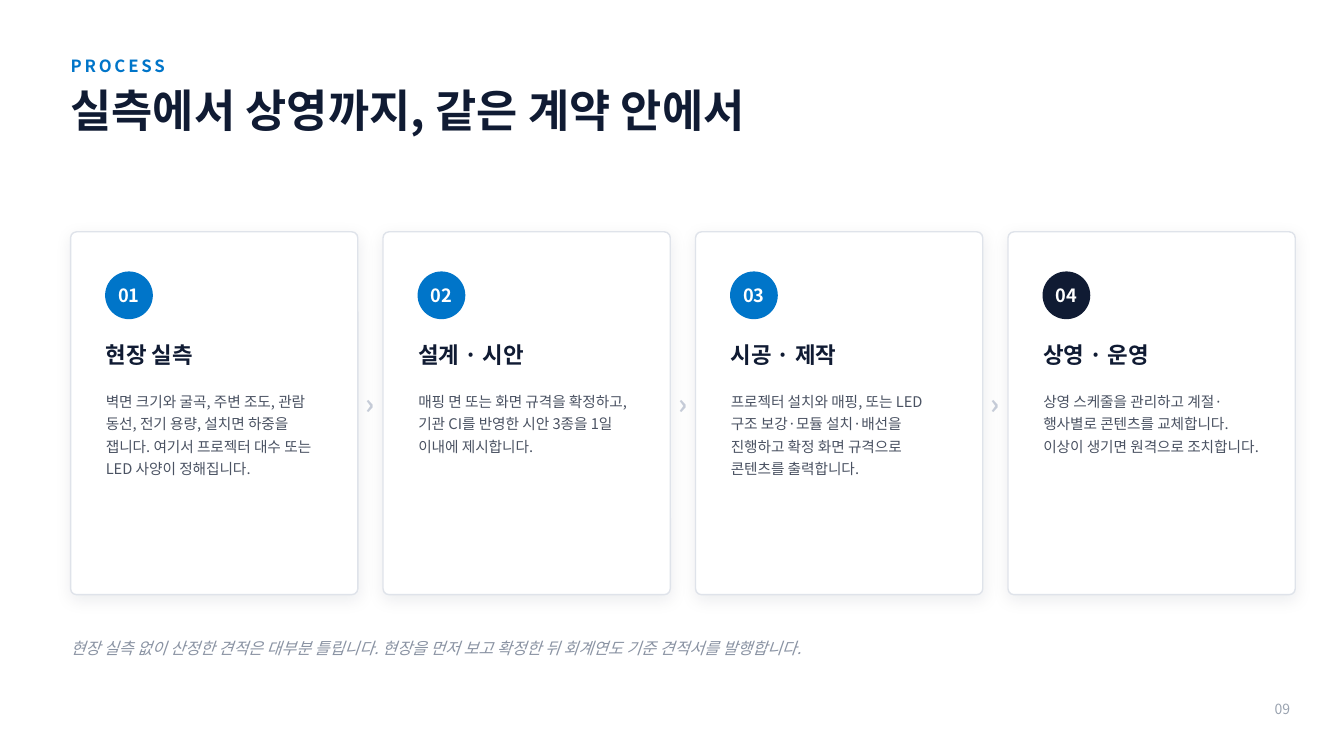
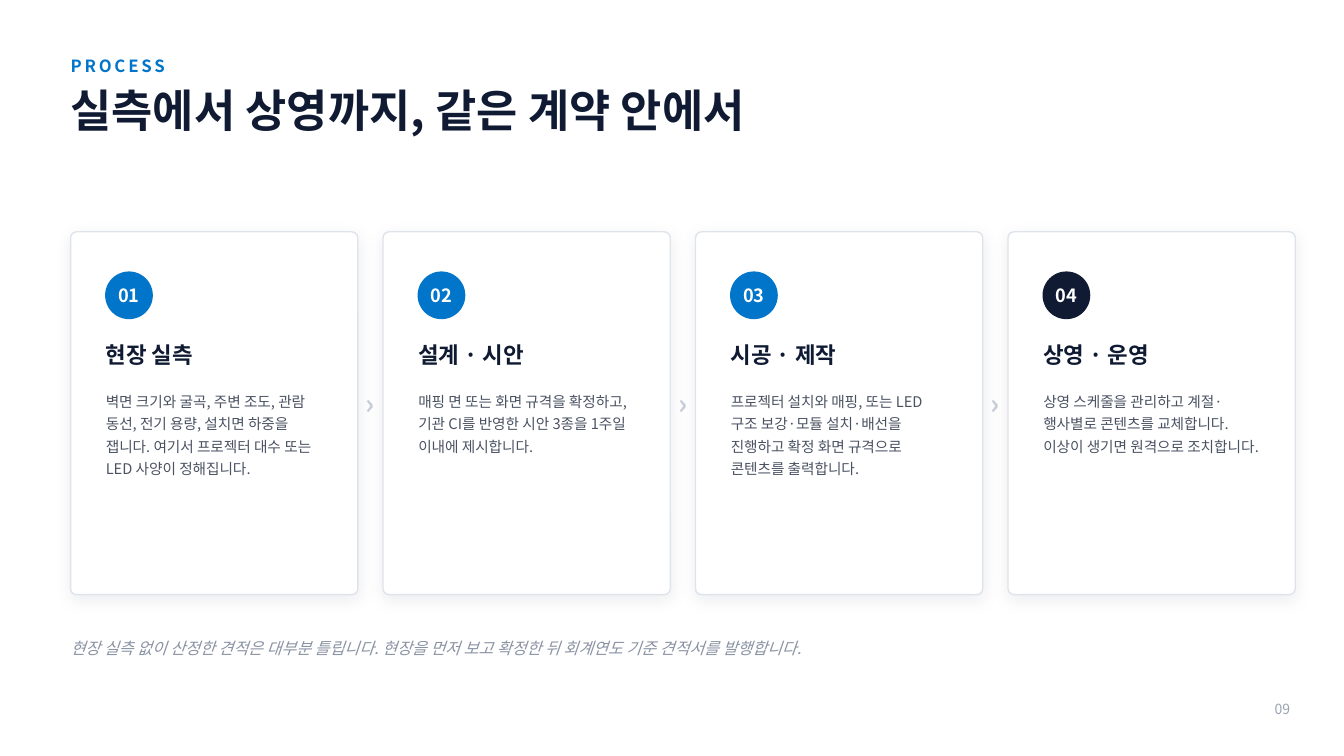
Before and after one commit to bradleyHong/oneul-bomnal, a slide deck: slide 9 of docs/오늘은봄날_회사소개서.pptx. Drawn at 1344x756 pixels with LibreOffice and Linux fonts; fonts in the diff are those of the drawing. Boxes give left, top, right and bottom in pixels: in the first picture for what was removed or moved away, otherwise in the second. Text is boxed around its words. In the diff, an @@ line names an element or a change of style, - is before the commit and + after.

```diff
--- a/docs/오늘은봄날_회사소개서.pptx
+++ b/docs/오늘은봄날_회사소개서.pptx
@@ text at [418,394,627,453]: text changed @@
-매핑 면 또는 화면 규격을 확정하고, 기관 CI를 반영한 시안 3종을 1일 이내에 제시합니다.
+매핑 면 또는 화면 규격을 확정하고, 기관 CI를 반영한 시안 3종을 1주일 이내에 제시합니다.
```
Also in this commit, not shown: 8 other slides changed, 1 slide added, 1 other file.
